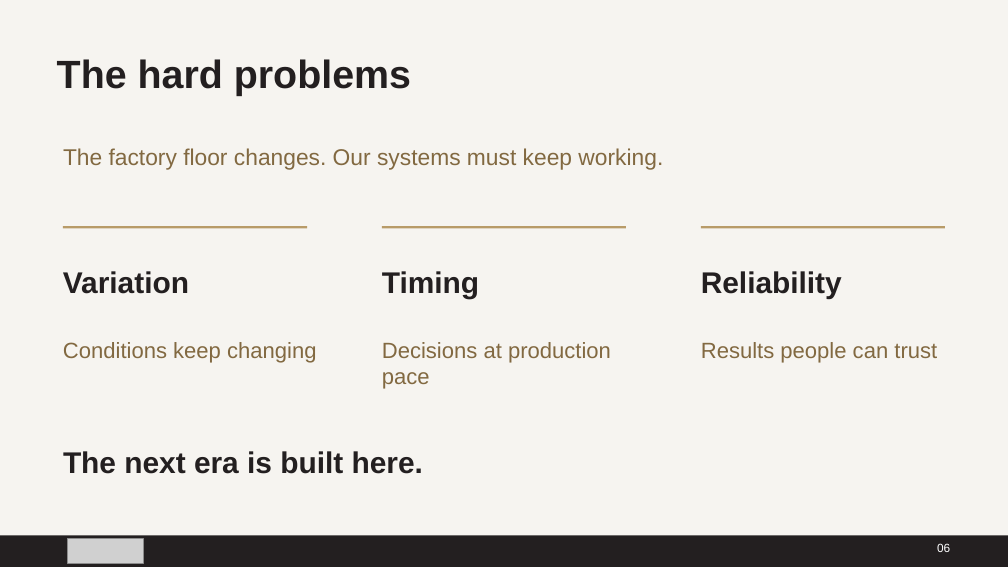
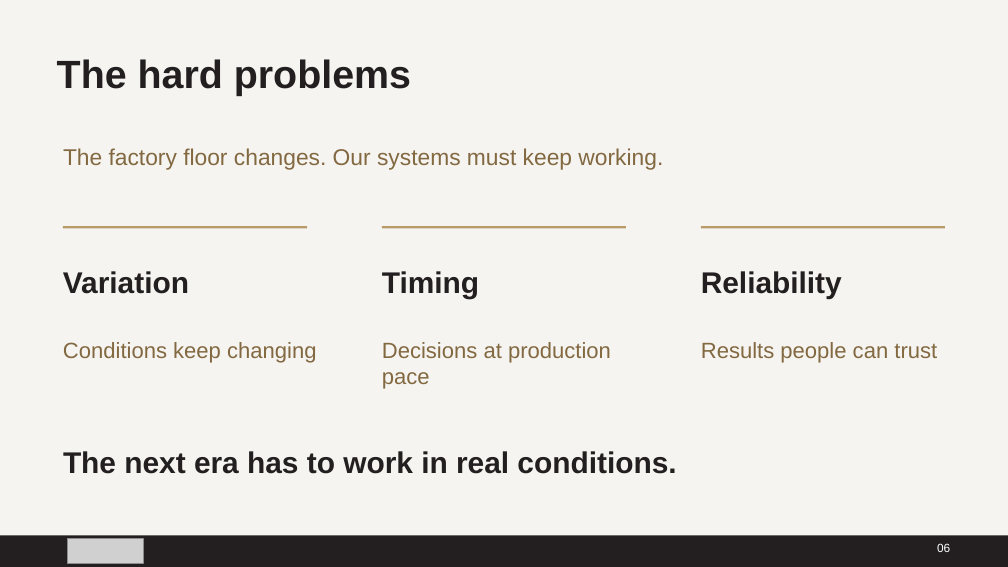
Before and after one commit to YeChamo/part-tracking-demo-ualr, a slide deck: slide 6 of docs/presentation/Engineering_at_The_Kinetic_Group.pptx. Drawn at 1008x567 pixels with LibreOffice and Linux fonts; fonts in the diff are those of the drawing; grey boxes stand for pictures. Boxes give left, top, right and bottom in pixels: in the first picture for what was removed or moved away, otherwise in the second. Text is boxed around its words. In the diff, an @@ line names an element or a change of style, - is before the commit and + after.

```diff
--- a/docs/presentation/Engineering_at_The_Kinetic_Group.pptx
+++ b/docs/presentation/Engineering_at_The_Kinetic_Group.pptx
@@ text at (63, 451, 676, 474): text changed @@
-The next era is built here.
+The next era has to work in real conditions.
```
Also in this commit, not shown: 3 other slides changed, 1 other file.
